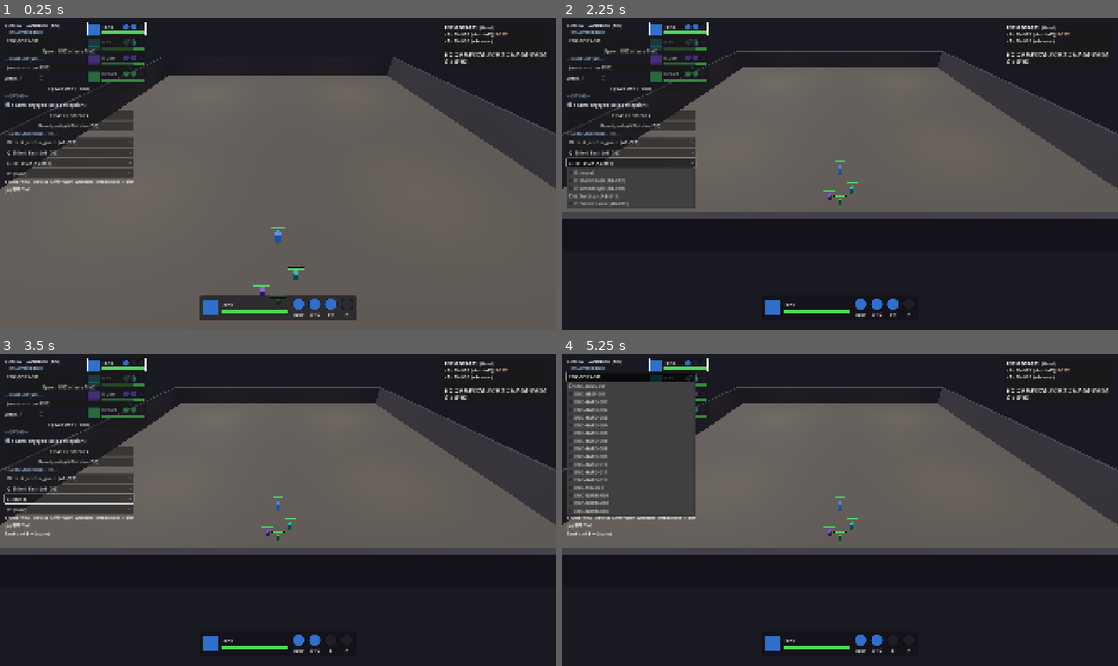
Above: before the commit, frames 1-4 (two rows, left to right).
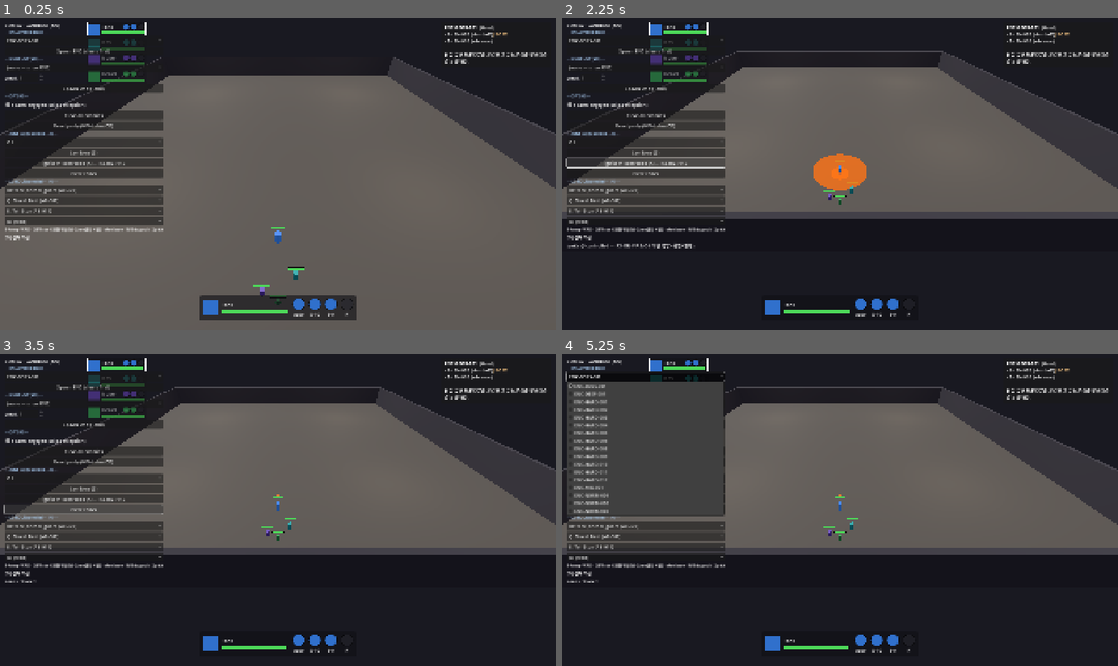
Above: after the commit, the same moments.

Repository: haepari1019/project_tdc_game
Game: Godot game, scene res://scenes/dev/combat_sandbox.tscn
The game is run twice, just before and just after one commit, with the same random seed, the same clock (stepped at 60 frames per second) and the same inputs. This scene is started directly instead of the project's main scene.
Inputs (mouse positions are in pixels of both pictures, inside the frame that each line leads up to):
- Up to frame 1 (0.25 s): no input
- Up to frame 2 (2.25 s): click (645, 142) at 0.5 s, where only the run after the commit has a clickable "Oil"; click (645, 152) at 1.25 s, where only the run after the commit has a clickable "Lay Zone (Z)"; click (645, 164) at 2 s, where only the run after the commit has a clickable "Ignite @ controlled (X) — RX-…"
- Up to frame 3 (3.5 s): click (83, 510) at 2.75 s, where only the run after the commit has a clickable "Clear zones"
- Up to frame 4 (5.25 s): click "spawn engaged (skip perceptio…" at 3.5 s; click "spawn engaged (skip perceptio…" at 4.25 s; click "ENC-BOSS-001" at 5 s

The runs differ from the first frame. In frame 1, 5.6% of the frame differs, in the area x 0-30%, y 6-72%; in frame 2, 6.2%, in the area x 0-55%, y 6-74%; in frame 3, 5.6%; in frame 4, 5.6%.

Commit message:
feat: 샌드박스 zone 설치 기능 (S3b 매체 테스트)
ZONE 섹션 추가 — 매체 드롭다운(Oil/Fire/Smoke/ToxicGas/Water/Ice/Steam/Wind/
Vegetation/Fatal) + 조작 멤버 위치에 설치.
- Z / "Lay Zone": 선택 매체 zone을 조작 멤버에 설치(접촉 시 결과 적용).
- X / "Ignite": _combat.ignite_at(조작 위치) → 겹친 Oil에 RX-OIL-FIRE
  (폭발+Ignited+Fire+무해 Smoke) 체인 — Smoke 정정 체감용.
- "Clear zones": ground_zone 전체 정리.
매체별 spawn 기본값(Fire/ToxicGas dps·Fatal impassable, 이동매체 outcome-only).

검증: 샌드박스 부트 무오류.

Co-Authored-By: Claude Opus 4.8 <noreply@anthropic.com>

Diff:
--- a/scripts/dev/combat_sandbox.gd
+++ b/scripts/dev/combat_sandbox.gd
@@ -10,6 +10,16 @@
 const CameraRig := preload("res://scripts/run/controllers/camera_rig.gd")
 const PartySheet := preload("res://scripts/ui/party_sheet.gd")          # UI-002 party HP + sub radials
 const ControlledSheet := preload("res://scripts/ui/controlled_sheet.gd")  # UI-003 Identity + Q/E/R cooldowns
+const HazardZone := preload("res://scripts/world/hazards/hazard_zone.gd")  # S3b zone media (test laying)
+
+# ZONE laying (S3b test): medium → spawn defaults. Fire/ToxicGas damage; movement media outcome-only
+# (dps 0, tick via MOVEMENT_MEDIA); Smoke/Vegetation harmless; Fatal lethal+impassable.
+const ZONE_MEDIA := ["Oil", "Fire", "Smoke", "ToxicGas", "Water", "Ice", "Steam", "Wind", "Vegetation", "Fatal"]
+const ZONE_SPAWN := {
+	"Fire": {"dps": 8.0}, "ToxicGas": {"dps": 8.0},
+	"Fatal": {"dps": 30.0, "impassable": true},
+}
+const ZONE_RADIUS := 3.0
 
 # Skillbooks auto-equipped so Q/E/R subs (incl. Toll Stun for channel-interrupt testing) work
 # without the hub deploy step. slot -> base_ability_id (role gate is bypassed for the sandbox).
@@ -57,6 +67,7 @@
 var _camera: Node3D
 var _enc_dropdown: OptionButton
 var _unit_dropdown: OptionButton
+var _zone_dropdown: OptionButton
 var _count_spin: SpinBox
 var _engaged_chk: CheckBox
 var _status: Label
@@ -237,6 +248,26 @@
 	reset_btn.pressed.connect(_on_reset_party)
 	box.add_child(reset_btn)
 
+	# --- ZONE (S3b: lay a medium zone at the controlled member; X ignites overlapping Oil) ---
+	box.add_child(_section("ZONE (lay @ controlled — Z)"))
+	_zone_dropdown = OptionButton.new()
+	_zone_dropdown.custom_minimum_size = Vector2(240, 0)
+	for m in ZONE_MEDIA:
+		_zone_dropdown.add_item(m)
+	box.add_child(_zone_dropdown)
+	var lay_btn := Button.new()
+	lay_btn.text = "Lay Zone (Z)"
+	lay_btn.pressed.connect(_on_lay_zone)
+	box.add_child(lay_btn)
+	var ignite_btn := Button.new()
+	ignite_btn.text = "Ignite @ controlled (X) — RX-OIL-FIRE"
+	ignite_btn.pressed.connect(_on_ignite)
+	box.add_child(ignite_btn)
+	var clear_zones_btn := Button.new()
+	clear_zones_btn.text = "Clear zones"
+	clear_zones_btn.pressed.connect(_on_clear_zones)
+	box.add_child(clear_zones_btn)
+
 	# --- Loadout (controlled member) — swap Identity skill + Q/E/R subs for ability testing.
 	# Data-driven: auto-fills from identities.json / skillbooks.json (future ABs appear here).
 	box.add_child(_section("LOADOUT (controlled — 1-4)"))
@@ -260,7 +291,7 @@
 		_sub_dd.append(dd)
 
 	var hint := Label.new()
-	hint.text = "1-4 swap · WASD · Q/E/R sub · G 진형/전투우선 · wheel zoom · RMB-drag orbit · [ ] pitch"
+	hint.text = "1-4 swap · WASD · Q/E/R sub · G 진형/전투우선 · Z zone깔기 · X 점화 · wheel zoom · RMB-drag orbit · [ ] pitch"
 	hint.add_theme_font_size_override("font_size", 11)
 	box.add_child(hint)
 	_formation_lbl = Label.new()
@@ -338,6 +369,36 @@
 func _on_formation_priority_changed(on: bool) -> void:
 	if _formation_lbl != null:
 		_formation_lbl.text = "[G] %s" % ("진형우선" if on else "전투우선")
+
+
+## Lay the selected medium zone at the controlled member (S3b test). Outcome applies on contact.
+func _on_lay_zone() -> void:
+	var ctrl: CharacterBody3D = _party.get_controlled()
+	if ctrl == null:
+		return
+	var medium: String = ZONE_MEDIA[_zone_dropdown.selected] if _zone_dropdown != null else "Fire"
+	var preset: Dictionary = ZONE_SPAWN.get(medium, {})
+	var z := HazardZone.new()
+	z.setup(ZONE_RADIUS, float(preset.get("dps", 0.0)), 0.0, medium, bool(preset.get("impassable", false)), -1.0)
+	_map.add_child(z)
+	z.global_position = ctrl.global_position
+	_status.text = "zone: %s @ controlled (r%.0f)" % [medium, ZONE_RADIUS]
+
+
+## Ignite at the controlled member — fires RX-OIL-FIRE-001 on overlapping Oil (explosion+fire+smoke).
+func _on_ignite() -> void:
+	var ctrl: CharacterBody3D = _party.get_controlled()
+	if ctrl == null or not _combat.has_method("ignite_at"):
+		return
+	_combat.ignite_at(ctrl.global_position, 2.5, ctrl)
+	_status.text = "ignite @ controlled — RX-OIL-FIRE (Oil 위면 폭발+화염+연기)"
+
+
+func _on_clear_zones() -> void:
+	for z in get_tree().get_nodes_in_group("ground_zone"):
+		if z.has_method("clear_zone"):
+			z.clear_zone()
+	_status.text = "zones cleared"
 
 
 func _on_identity_changed(index: int) -> void:
@@ -466,6 +527,8 @@
 			KEY_E: _cast_sub(1)
 			KEY_R: _cast_sub(2)
 			KEY_G: _party.toggle_formation_priority()  # 전투우선 ↔ 진형우선 (game parity)
+			KEY_Z: _on_lay_zone()   # lay selected medium zone @ controlled
+			KEY_X: _on_ignite()     # RX-OIL-FIRE ignite @ controlled
 
 
 func _cast_sub(slot: int) -> void:
